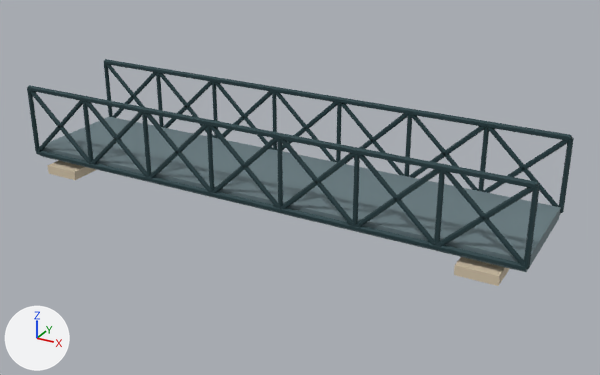
An edit to the glTF model bund/models/garden-bridge.glb, drawn before and after from the same camera.
Rendered twice from a 50 mm lens placed at (20.5, -34.9, 18.2), pointed at (1.2, 0.2, 0.7). The axes (+X, +Y, +Z) are drawn at lower left. The lights are the same throughout. The older version comes first. Vertices at exactly the same position are counted once.

The first picture shows 'garden-bridge'.
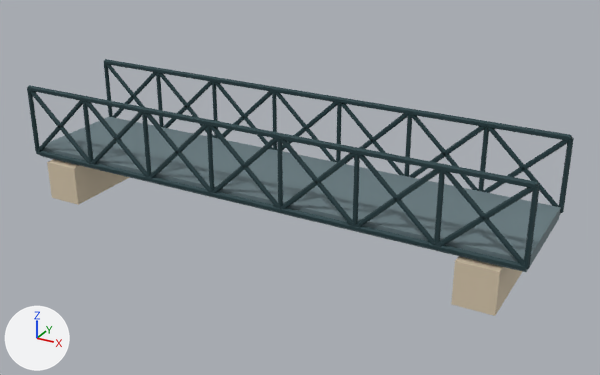
What differs and where, as boxes [x1, y1, x2, y2] in the pictures (600 x 375 px; the box of a moved part takes in the faces that stretch with it):
'garden-bridge', reshaped (13% taller): before [27, 59, 574, 286]; after [27, 59, 574, 316]
part 1 of me_garden_bridge, moved or reshaped: before [48, 160, 96, 180]; after [47, 159, 130, 205]
part 2 of me_garden_bridge, moved or reshaped: before [454, 257, 510, 286]; after [451, 256, 523, 316]

The edits, one by one:
me_garden_bridge is used by ob_garden_bridge; location (0.0, 0.0, 0.0).
me_garden_bridge had 600 vertices, 996 faces and spanned x -14.1..14.1, y -3.5..3.5, z 0.0..5.0.
me_garden_bridge now has 600 vertices, 996 faces and spans x -14.1..14.1, y -3.5..3.5, z -1.5..5.0.
me_garden_bridge part 1: the loose piece of 8 vertices spanning x -13.0..-11.0, y -3.5..3.5, z 0.0..0.5 is scaled about its middle by (1, 1, 4.4), then moved by (0.0, 0.0, -0.7).
me_garden_bridge part 2: the loose piece of 8 vertices spanning x 11.0..13.0, y -3.5..3.5, z 0.0..0.5 is scaled about its middle by (1, 1, 4.4), then moved by (0.0, 0.0, -0.7).
